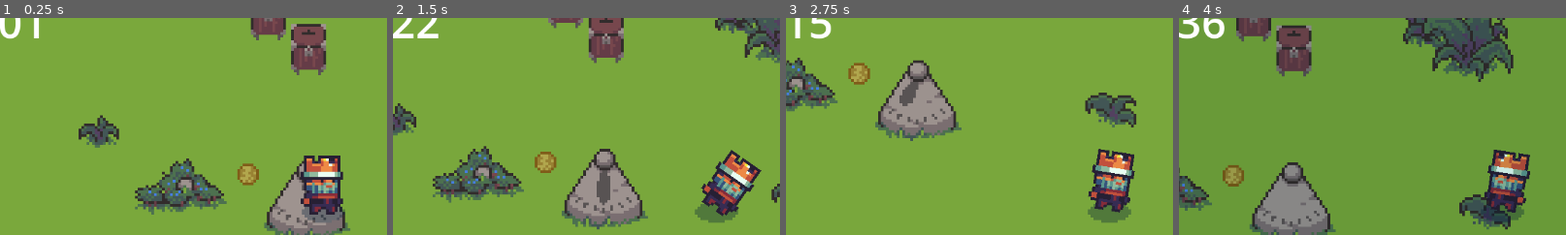
Above: before the commit, frames 1-4 (left to right).
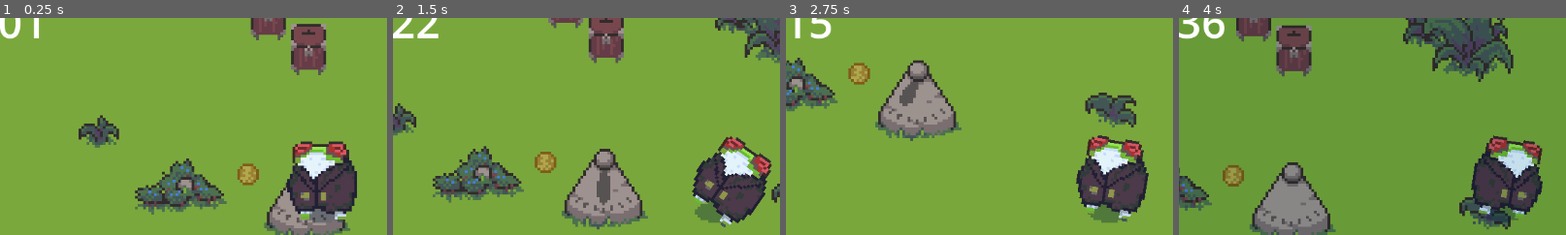
Above: after the commit, the same moments.

Repository: ollulf/ProjectShiver
Game: Godot game, scene res://scenes/game.tscn
The game is run twice, just before and just after one commit, with the same random seed, the same clock (stepped at 60 frames per second) and the same inputs.
Inputs:
- Up to frame 1 (0.25 s): no input
- Up to frame 2 (1.5 s): hold Right (ui_right) 0.53-1.28 s; hold Backspace 0.53-1.28 s; hold Down (ui_down) from 1.28 s (still down); tap Backspace at 1.35 s
- Up to frame 3 (2.75 s): release Down (ui_down) at 2.03 s; hold Right (ui_right) from 2.03 s (still down); hold Backspace from 2.03 s (still down)
- Up to frame 4 (4 s): release Right (ui_right) at 2.78 s; release Backspace at 2.78 s; hold Up (ui_up) 2.78-3.53 s; tap Backspace at 2.85 s; hold Left (ui_left) from 3.53 s (still down); hold Backspace from 3.53 s (still down)
The pictures show only the part of the screen within x 8-58%, y 6-56%; the shares and areas given below are measured in that part.

The runs differ from the first frame. In frame 1, 4.9% of the frame differs, in the area x 74-93%, y 56-95%; in frame 2, 4.9%; in frame 3, 5.0%, in the area x 74-94%, y 54-95%; in frame 4, 4.8%.

Commit message:
added frog1 32x32 body to player

Diff:
--- a/scenes/player.tscn
+++ b/scenes/player.tscn
@@ -1,9 +1,9 @@
 [gd_scene load_steps=6 format=3 uid="uid://0bgwfvc6i83"]
 
 [ext_resource type="Script" path="res://scripts/player.gd" id="1_fb4e8"]
-[ext_resource type="Texture2D" uid="uid://gw7f0cb76nmp" path="res://assets/player.png" id="2_3mypg"]
 [ext_resource type="Texture2D" uid="uid://bdfnnjrj0sp0h" path="res://assets/shadow.png" id="2_usw1x"]
 [ext_resource type="Script" path="res://scenes/character_tween_animator.gd" id="3_p3b0f"]
+[ext_resource type="Texture2D" uid="uid://b6vhwsqjj4cpl" path="res://assets/Sprites/Characters/Frog1_Body.png" id="3_q50xh"]
 
 [sub_resource type="CircleShape2D" id="CircleShape2D_8lxmi"]
 radius = 6.0
@@ -22,7 +22,8 @@
 texture = ExtResource("2_usw1x")
 
 [node name="sprite" type="Sprite2D" parent="."]
-texture = ExtResource("2_3mypg")
+position = Vector2(0, -4)
+texture = ExtResource("3_q50xh")
 offset = Vector2(2.08165e-12, -10)
 script = ExtResource("3_p3b0f")
 
Binary file changed: assets/Sprites/Characters/Frog1_Body.png
Not shown, changed: assets/Sprites/Characters/Frog1_Body.png.import
